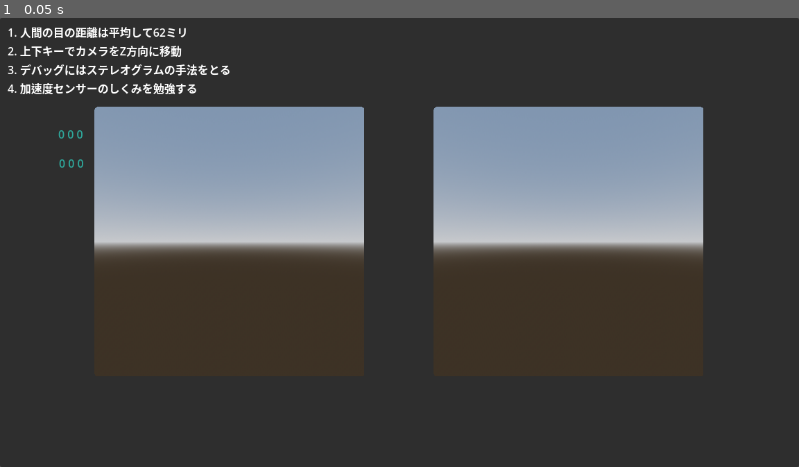
Above: before the commit, frame 1.
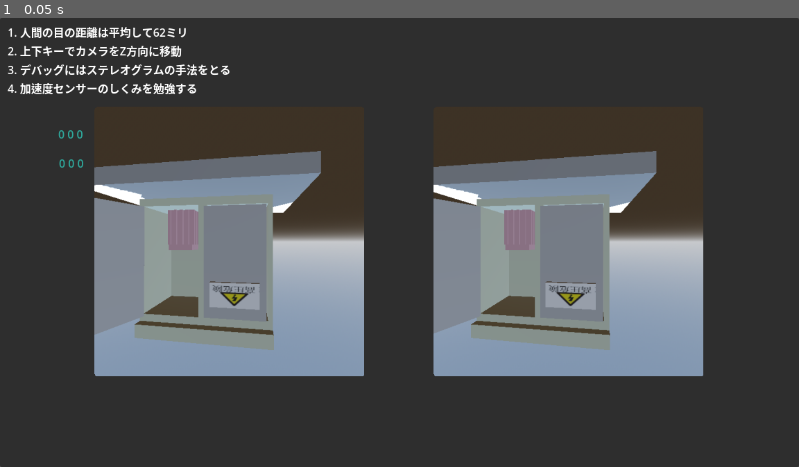
Above: after the commit, the same moment.

Repository: takuya-jazeera/VR_Godot_Jikken
Game: Godot game, scene res://Scenes/PostRender.tscn
Two runs of this game, one before a commit and one after it. Both use one fixed random seed, a clock stepped at 60 frames per second and the inputs below.
Inputs:
- Up to frame 1 (0.05 s): no input

The runs differ from the first frame. In frame 1, 38% of the frame differs, in the area x 11-89%, y 19-80%.

Commit message:
add x axis view rotation

Diff:
--- a/Scripts/PostRender.gd
+++ b/Scripts/PostRender.gd
@@ -8,9 +8,13 @@
 @onready var debug_theta = $theta
 
 var theta = 0.0
+var phi = 0.0
+var cameras = []
 
 # Called when the node enters the scene tree for the first time.
 func _ready():
+	cameras.append($Main/Camera/ViewL/CL)
+	cameras.append($Main/Camera/ViewR/CR)
 	pass
 
 
@@ -23,8 +27,14 @@
 	debug_gyro.text = str(gyro.x) + " " + str(gyro.y) + " " + str(gyro.z)
 	debug_gyro.text = str(gyro.x) + " " + str(gyro.y) + " " + str(gyro.z)
 	theta-= gyro.y
-	$Main/Camera/ViewL/CL.quaternion = Quaternion(0.0,cos(theta*0.05),0.0,sin(theta*0.05))
-	$Main/Camera/ViewR/CR.quaternion = Quaternion(0.0,cos(theta*0.05),0.0,sin(theta*0.05))
+	phi += gyro.x
+	phi = clamp(phi, -PI * .5, PI * .5)
+
+	var p = Quaternion(0.0,cos(theta*0.0125),0.0,sin(theta*0.05))
+	var q = Quaternion(cos(phi*0.0125),0.0,0.0,sin(phi*0.0125))
+
+	for cam in cameras :
+		cam.quaternion = p * q
 
 
 func _on_draw():
Not shown, removed: ..gitignore.un~
Not shown, removed: .README.md.un~
Not shown, removed: .gitignore~
Not shown, removed: README.md~
Not shown, removed: VR_Gekijo.apk.idsig
